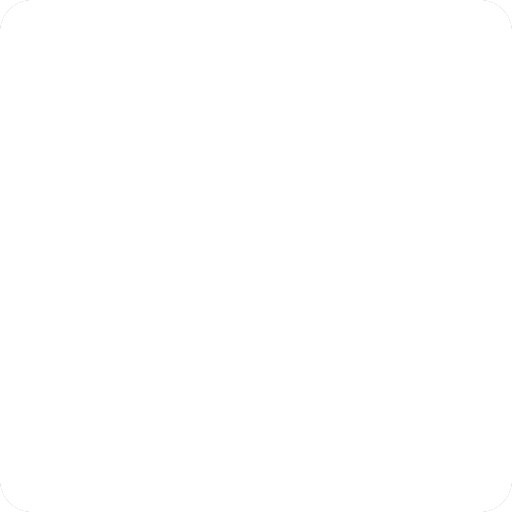
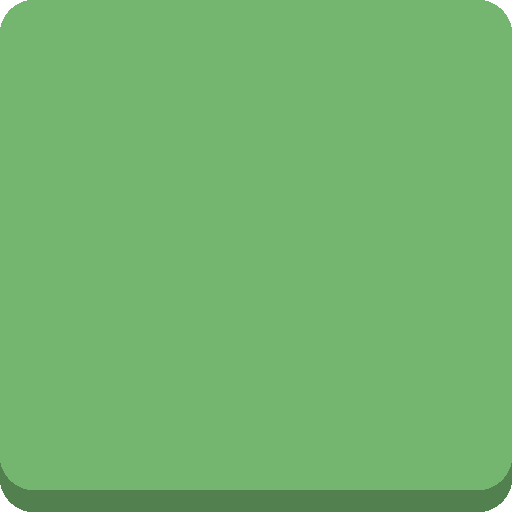
Layer changes from the first 512px x 512px image to the second:
added layer "Foreground2" above "Background2 copy" over [0, 0, 512, 490]
added layer "Background2 copy" above "ForegroundMono" over [0, 22, 512, 512]
removed layer "Layer" over [0, 0, 512, 512]
